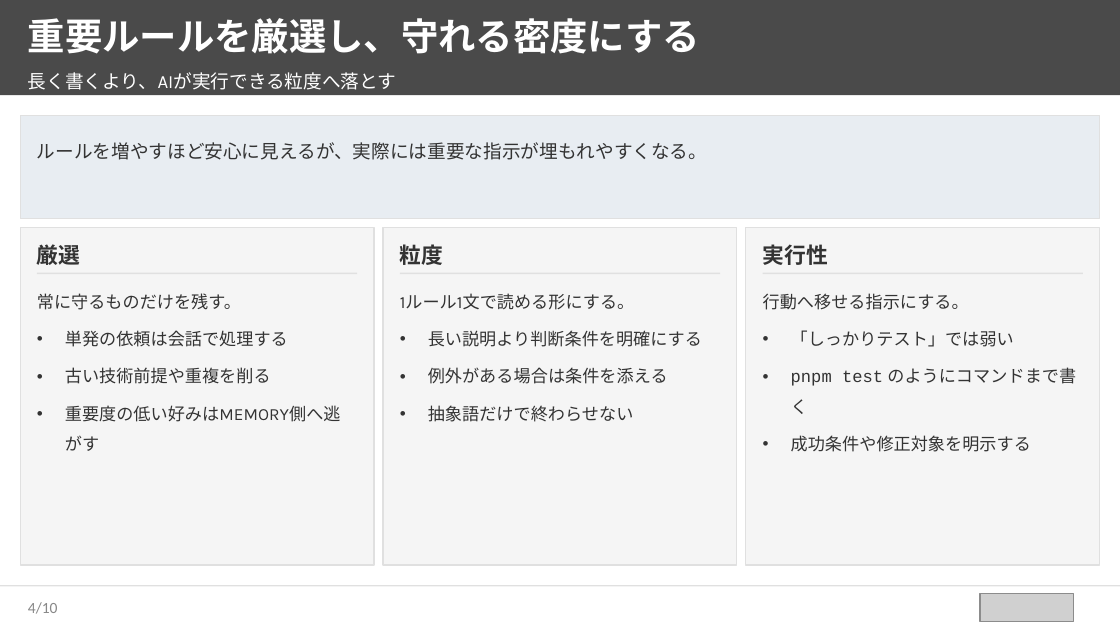
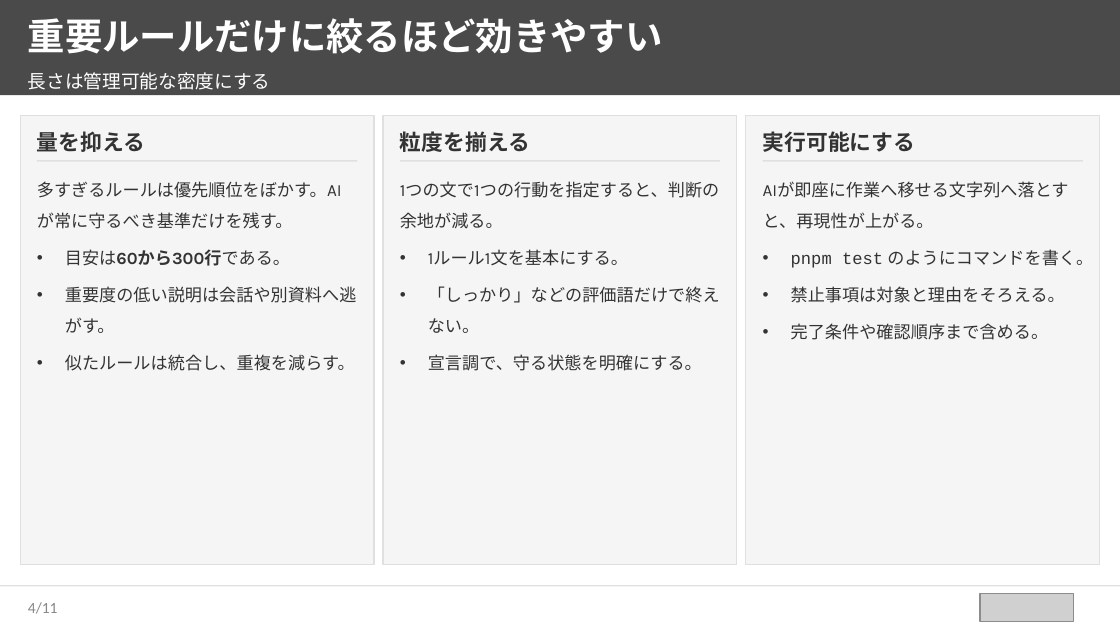
Before and after one commit to takuya109048/html2pptx, a slide deck: slide 5 of sample_source_deck.pptx. Drawn at 1120x630 pixels with LibreOffice and Linux fonts; fonts in the diff are those of the drawing; grey boxes stand for pictures. Boxes give left, top, right and bottom in pixels: in the first picture for what was removed or moved away, otherwise in the second. Text is boxed around its words. In the diff, an @@ line names an element or a change of style, - is before the commit and + after.

```diff
--- a/sample_source_deck.pptx
+++ b/sample_source_deck.pptx
@@ text at [28, 18, 663, 54]: text changed @@
-重要ルールを厳選し、守れる密度にする
+重要ルールだけに絞るほど効きやすい
@@ text at [28, 72, 271, 90]: text changed @@
-長く書くより、AIが実行できる粒度へ落とす
+長さは管理可能な密度にする
@@ rectangle: place and size @@
-rectangle at [20, 227, 374, 564]
+rectangle at [20, 115, 374, 564]
@@ rectangle removed at [20, 115, 1100, 218] @@
@@ rectangle: place and size @@
-rectangle at [383, 227, 737, 564]
+rectangle at [383, 115, 737, 564]
@@ rectangle: place and size @@
-rectangle at [746, 227, 1100, 564]
+rectangle at [746, 115, 1100, 564]
@@ text removed at [37, 142, 707, 160] @@
-ルールを増やすほど安心に見えるが、実際には重要な指示が埋もれやすくなる。
@@ text added at [37, 131, 145, 152], 14 pt, text #333333, bold @@
+量を抑える
@@ text at [400, 131, 530, 152]: text changed @@
-粒度
+粒度を揃える
@@ text added at [763, 131, 916, 152], 14 pt, text #333333, bold @@
+実行可能にする
@@ 3 rectangles: place and size @@
-3 rectangles at [37, 272, 1083, 273]
+3 rectangles at [37, 160, 1083, 161]
@@ text at [37, 181, 356, 371]: text changed @@
-常に守るものだけを残す。
-• 単発の依頼は会話で処理する
-• 古い技術前提や重複を削る
-• 重要度の低い好みはMEMORY側へ逃がす
+多すぎるルールは優先順位をぼかす。AIが常に守るべき基準だけを残す。
+• 目安は60から300行である。
+• 重要度の低い説明は会話や別資料へ逃がす。
+• 似たルールは統合し、重複を減らす。
@@ text added at [400, 181, 720, 371], 11 pt, text #333333 @@
+1つの文で1つの行動を指定すると、判断の余地が減る。
+• 1ルール1文を基本にする。
+• 「しっかり」などの評価語だけで終えない。
+• 宣言調で、守る状態を明確にする。
@@ text at [763, 212, 1093, 340]: text changed @@
-行動へ移せる指示にする。
-• 「しっかりテスト」では弱い
-• pnpm test のようにコマンドまで書く
-• 成功条件や修正対象を明示する
+AIが即座に作業へ移せる文字列へ落とすと、再現性が上がる。
+• pnpm test のようにコマンドを書く。
+• 禁止事項は対象と理由をそろえる。
+• 完了条件や確認順序まで含める。
@@ text removed at [37, 241, 81, 269] @@
-厳選
@@ text removed at [763, 244, 828, 265] @@
-実行性
@@ text removed at [400, 293, 702, 422] @@
-1ルール1文で読める形にする。
-• 長い説明より判断条件を明確にする
-• 例外がある場合は条件を添える
-• 抽象語だけで終わらせない
@@ page number at [28, 602, 58, 614]: text changed @@
-4/10
+4/11
```
Also in this commit, not shown: 8 other slides changed, 2 slides added, 1 slide removed, 2 other files.
